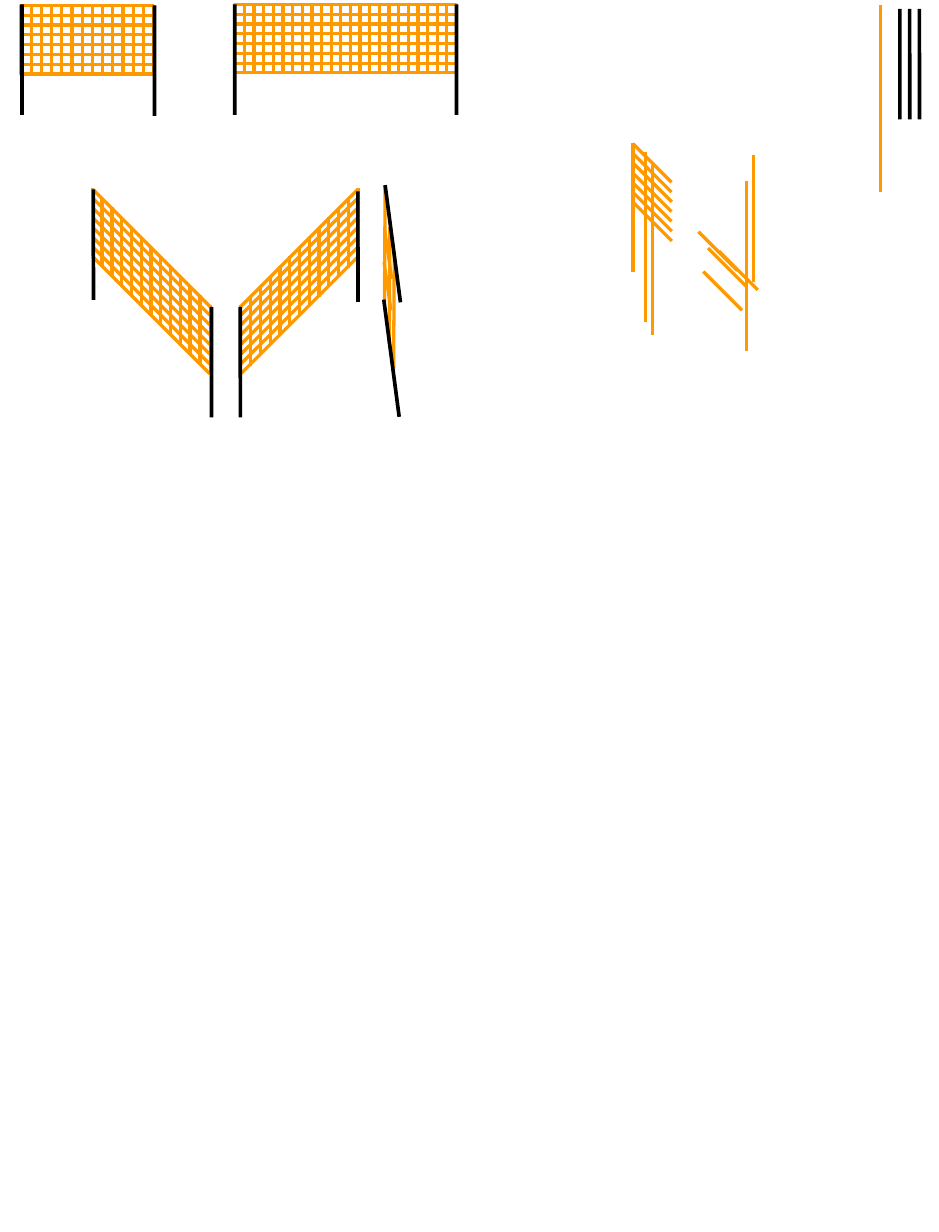
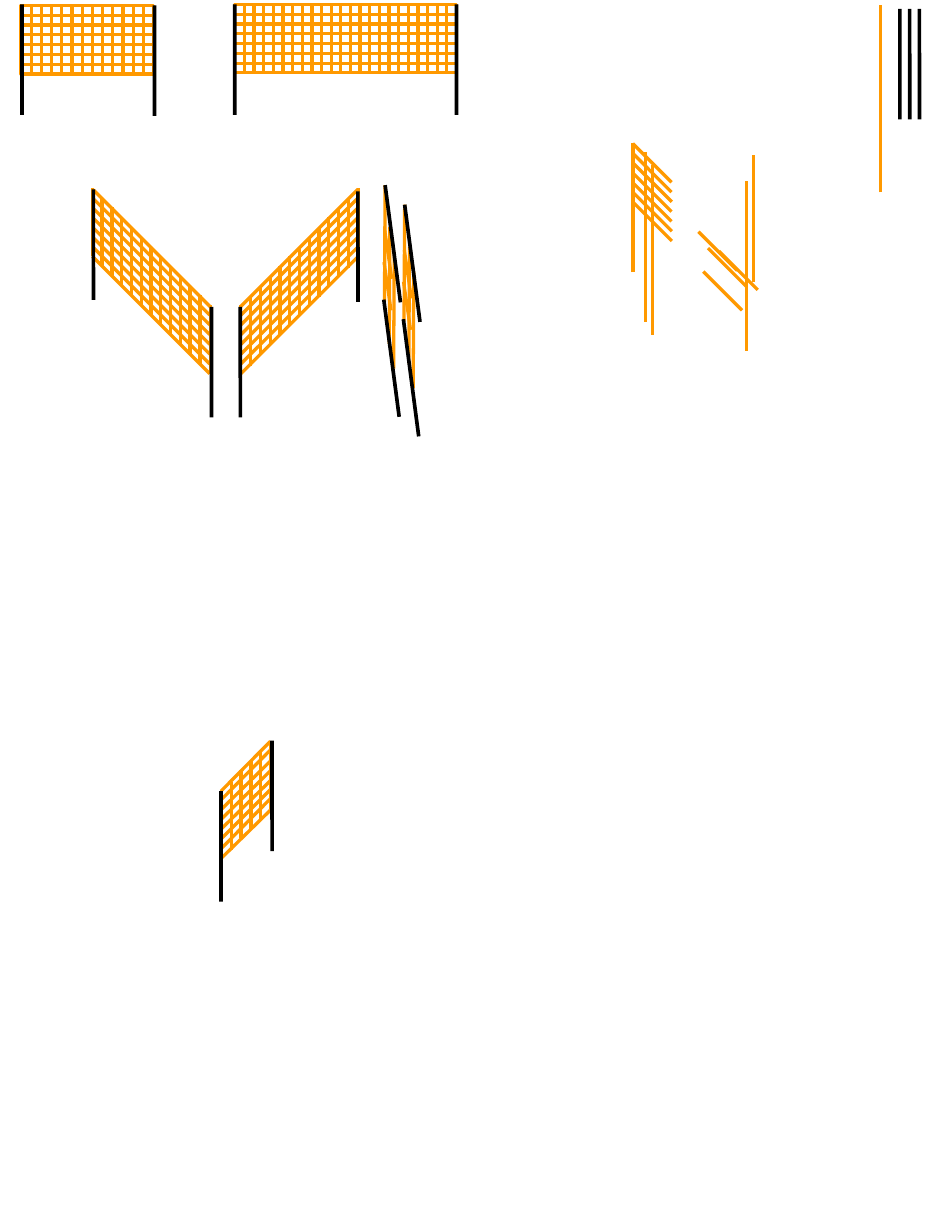
Before and after one commit to JeffSchroeder/USPSA, a slide deck: slide 5 of USPSA_Props-TargetsAndWalls.pptx. Drawn at 939x1232 pixels with LibreOffice and Linux fonts; fonts in the diff are those of the drawing. Boxes give left, top, right and bottom in pixels: in the first picture for what was removed or moved away, otherwise in the second. Text is boxed around its words. In the diff, an @@ line names an element or a change of style, - is before the commit and + after.

```diff
--- a/USPSA_Props-TargetsAndWalls.pptx
+++ b/USPSA_Props-TargetsAndWalls.pptx
@@ group added at bbox=[404, 204, 420, 437]: 7 lines @@
@@ group added at bbox=[221, 741, 272, 901]: 16 lines @@
```
Also in this commit, not shown: 3 other files.
